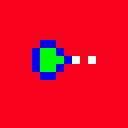
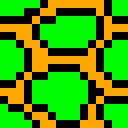
Before/after of a 128 × 128 layered artwork. What changed in the layer stack:
added layer "Layer 4" above "Layer 3" over [0, 0, 128, 128]
